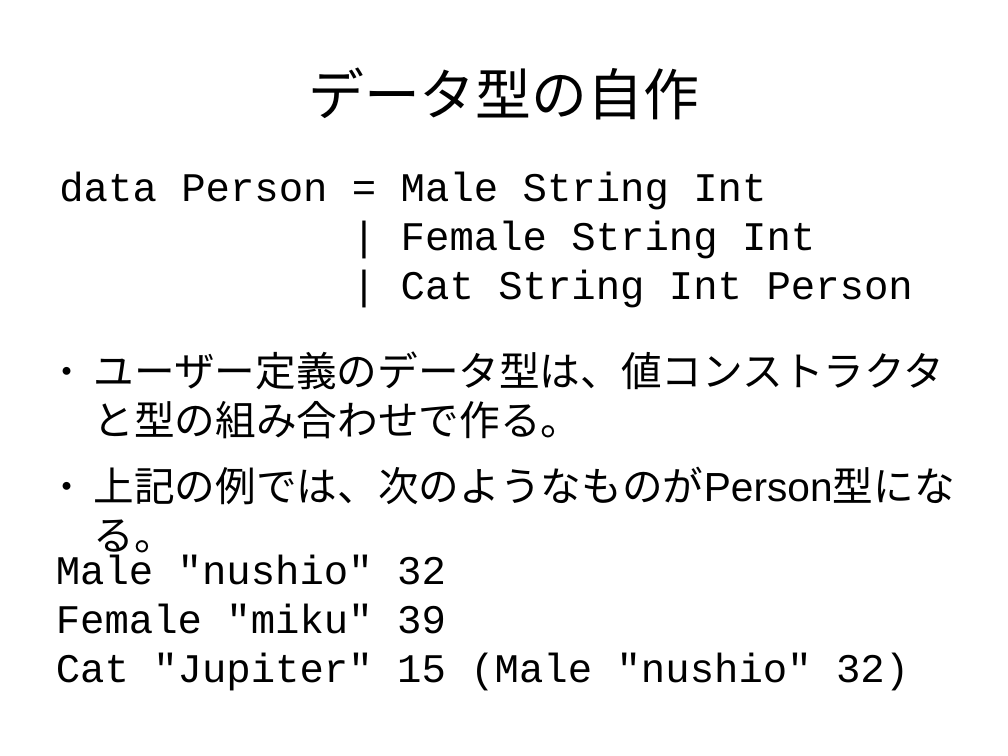
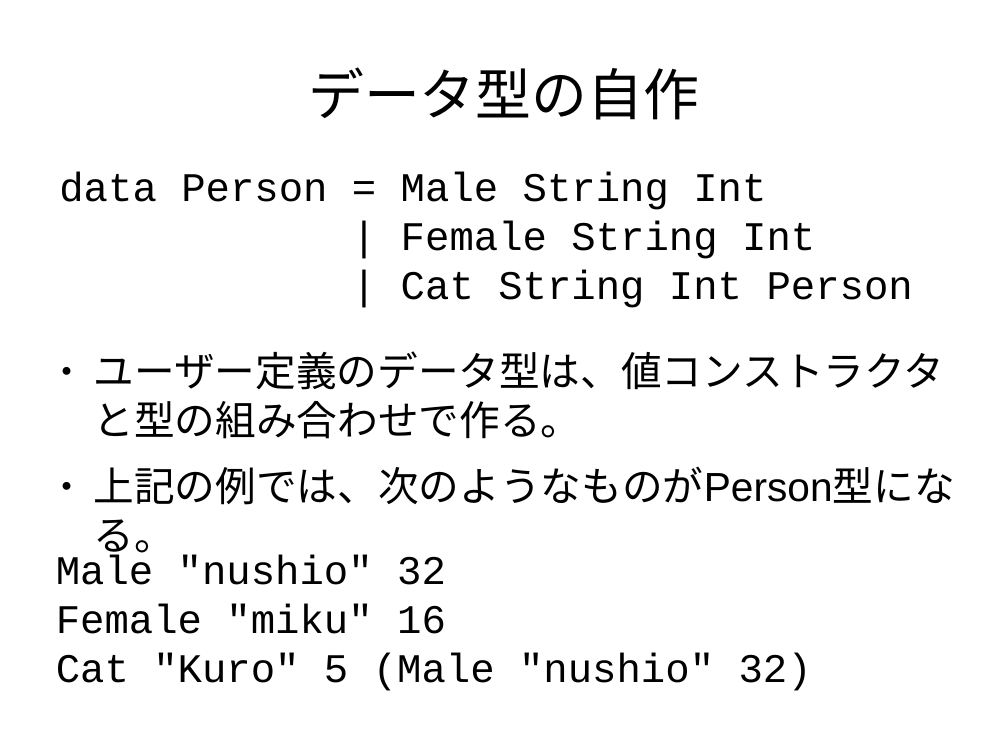
Before and after one commit to nushio3/learn-haskell, a slide deck: slide 69 of Tsukuba-2016.odp (slide 47 before the commit). Drawn at 1008x756 pixels with LibreOffice and Linux fonts; fonts in the diff are those of the drawing. Boxes give left, top, right and bottom in pixels: in the first picture for what was removed or moved away, otherwise in the second. Text is boxed around its words. In the diff, an @@ line names an element or a change of style, - is before the commit and + after.

```diff
--- a/Tsukuba-2016.odp
+++ b/Tsukuba-2016.odp
@@ text at [56, 604, 812, 691]: text changed @@
-Female "miku" 39
-Cat "Jupiter" 15 (Male "nushio" 32)
+Female "miku" 16
+Cat "Kuro" 5 (Male "nushio" 32)
```
Also in this commit, not shown: 29 other slides changed, 50 slides added, 11 slides removed.
